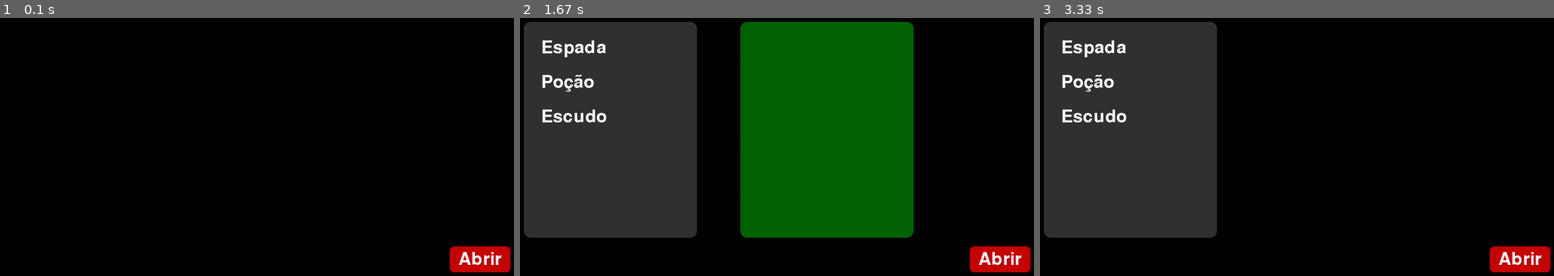
Above: before the commit, frames 1-3 (left to right).
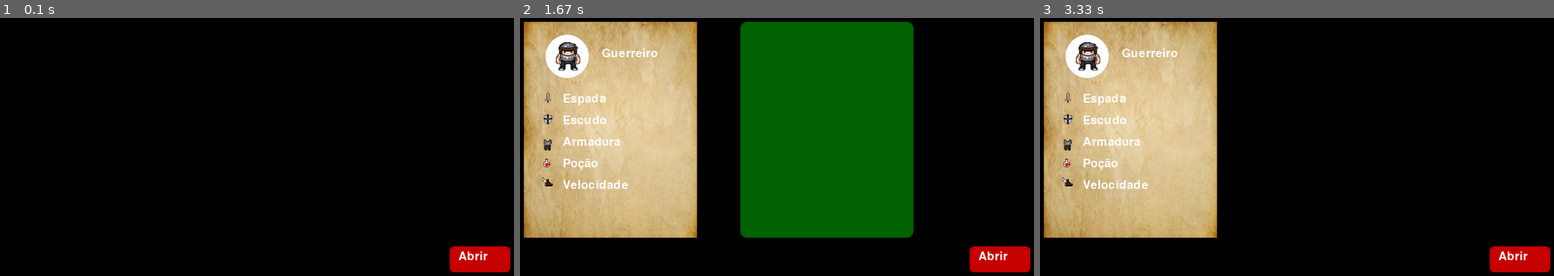
Above: after the commit, the same moments.

Repository: R-Prates-16/pygame
Game: pygame game, started from main.py
Two runs of this game, one before a commit and one after it. Both use one fixed random seed, a clock stepped at 60 frames per second and the inputs below.
Inputs (mouse positions are in pixels of both pictures, inside the frame that each line leads up to):
- Up to frame 1 (0.1 s): no input
- Up to frame 2 (1.67 s): tap Alt at 0.33 s; press the mouse at (998, 260) at 0.7 s; move the mouse to (823, 141) at 0.8 s; release the mouse at (648, 23) at 0.93 s; press the mouse at (998, 260) at 1.03 s; move the mouse to (910, 190) at 1.13 s; release the mouse at (828, 123) at 1.27 s; press the mouse at (998, 260) at 1.37 s; move the mouse to (771, 162) at 1.47 s; release the mouse at (545, 64) at 1.6 s
- Up to frame 3 (3.33 s): press the mouse at (1518, 260) at 1.7 s; move the mouse to (1297, 193) at 1.8 s; release the mouse at (1070, 126) at 1.93 s; press the mouse at (1518, 260) at 2.03 s; move the mouse to (1379, 183) at 2.13 s; release the mouse at (1245, 105) at 2.27 s; press the mouse at (1518, 260) at 2.37 s; move the mouse to (1415, 141) at 2.47 s; release the mouse at (1307, 25) at 2.6 s; press the mouse at (1518, 260) at 2.7 s; move the mouse to (1425, 152) at 2.8 s; release the mouse at (1327, 46) at 2.93 s; press the mouse at (1518, 260) at 3.03 s; move the mouse to (1410, 219) at 3.13 s; release the mouse at (1302, 177) at 3.27 s

The runs differ from the first frame. In frame 1, 0.3% of the frame differs, in the area x 89-98%, y 90-96%; in frame 2, 28%, in the area x 0-98%, y 1-96%; in frame 3, 28%.

Commit message:
Update inventario1.py

Diff:
--- a/inventario1.py
+++ b/inventario1.py
@@ -6,22 +6,70 @@
 
         self.DARK_GRAY = (50, 50, 50)
         self.WHITE = (255, 255, 255)
-        self.font = pygame.font.Font(None, 60)
+        self.font = pygame.font.Font(None, 40)
 
         self.inventory_open = False
         self.inventory_rect = pygame.Rect(100, 100, 400, 500)
-        self.items = ["Espada", "Poção", "Escudo"]
+
+        # Carregar imagens
+        self.bg_image = pygame.image.load("fundo.jpeg")
+        self.bg_image = pygame.transform.scale(self.bg_image, (400, 500))
+
+        self.character_image = pygame.image.load("personagem.png")
+        self.character_image = pygame.transform.scale(self.character_image, (80, 80))
+
+        self.items = [
+            ("Espada", pygame.image.load("espada.png")),
+            ("Escudo", pygame.image.load("escudo.png")),
+            ("Armadura", pygame.image.load("armadura.png")),
+            ("Poção", pygame.image.load("pocao.png")),
+            ("Velocidade", pygame.image.load("velocidade.png"))
+        ]
+
+        # Ajustar tamanhos e deslocamento
+        for i in range(len(self.items)):
+            if self.items[i][0] == "Poção":
+                new_size = (43, 43)  # Aumentado em +3px
+            elif self.items[i][0] == "Armadura":
+                new_size = (48, 48)  # Aumentado em +3px
+            else:
+                new_size = (30, 30)  # Mantém padrão para os outros
+
+            self.items[i] = (self.items[i][0], pygame.transform.scale(self.items[i][1], new_size))
 
     def draw_inventory(self, screen):
-        pygame.draw.rect(screen, self.DARK_GRAY, self.inventory_rect, border_radius=15)
-        for i, item in enumerate(self.items):
-            x, y = self.inventory_rect.left + 40, self.inventory_rect.top + 40 + i * 80
-            text = self.font.render(item, True, self.WHITE)
-            screen.blit(text, (x, y))
+        pygame.draw.rect(screen, self.DARK_GRAY, self.inventory_rect, border_radius=20)
+        screen.blit(self.bg_image, (self.inventory_rect.x, self.inventory_rect.y))
+
+        # Desenhar círculo do personagem
+        circle_x = self.inventory_rect.x + 100
+        circle_y = self.inventory_rect.y + 80
+        pygame.draw.circle(screen, self.WHITE, (circle_x, circle_y), 50)
+
+        # Posicionar personagem dentro do círculo
+        char_x = circle_x - self.character_image.get_width() // 2
+        char_y = circle_y - self.character_image.get_height() // 2
+        screen.blit(self.character_image, (char_x, char_y))
+
+        # Nome do personagem
+        text = self.font.render("Guerreiro", True, self.WHITE)
+        screen.blit(text, (self.inventory_rect.x + 180, self.inventory_rect.y + 60))
+
+        # Desenhar os itens do inventário
+        for i, (item_name, item_image) in enumerate(self.items):
+            x_offset = -8 if item_name in ["Poção", "Armadura"] else 0  # Deslocamento ajustado para a esquerda
+            x = self.inventory_rect.left + 40 + x_offset
+            y = self.inventory_rect.top + 160 + i * 50
+            screen.blit(item_image, (x, y))
+
+            text = self.font.render(item_name, True, self.WHITE)
+            screen.blit(text, (self.inventory_rect.left + 90, y + 5))  # Mantém a posição do texto
 
     def get_item_at(self, pos):
-        for i, item in enumerate(self.items):
-            x, y = self.inventory_rect.left + 40, self.inventory_rect.top + 40 + i * 80
-            if pygame.Rect(x, y, 300, 80).collidepoint(pos):
-                return item
+        for i, (item_name, item_image) in enumerate(self.items):
+            x_offset = -8 if item_name in ["Poção", "Armadura"] else 0
+            x = self.inventory_rect.left + 40 + x_offset
+            y = self.inventory_rect.top + 160 + i * 50
+            if pygame.Rect(x, y, 200, 40).collidepoint(pos):
+                return (item_name, item_image)
         return None
